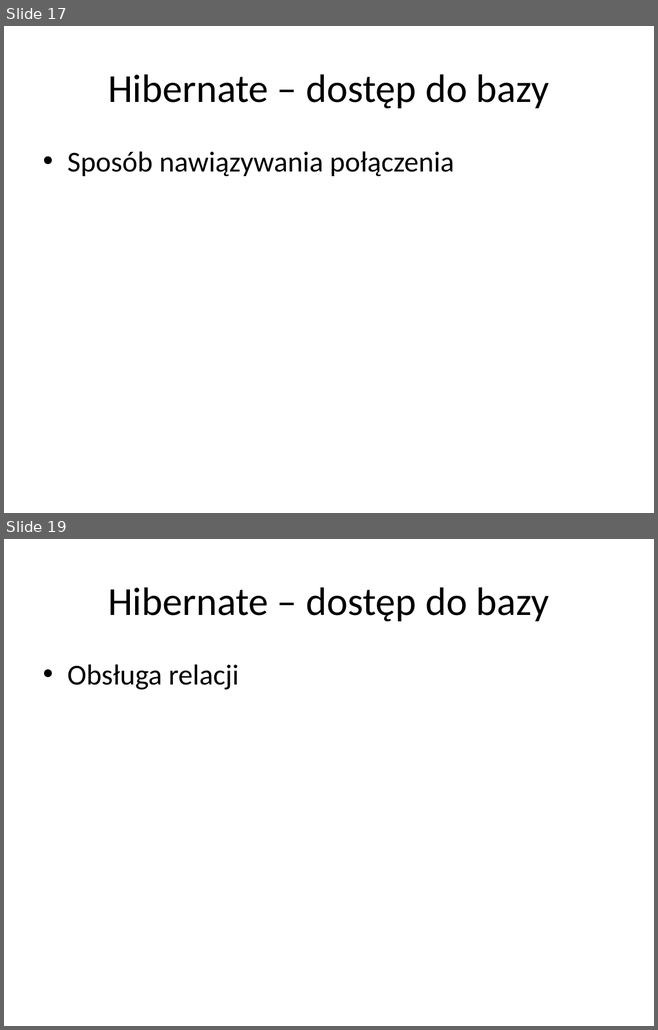
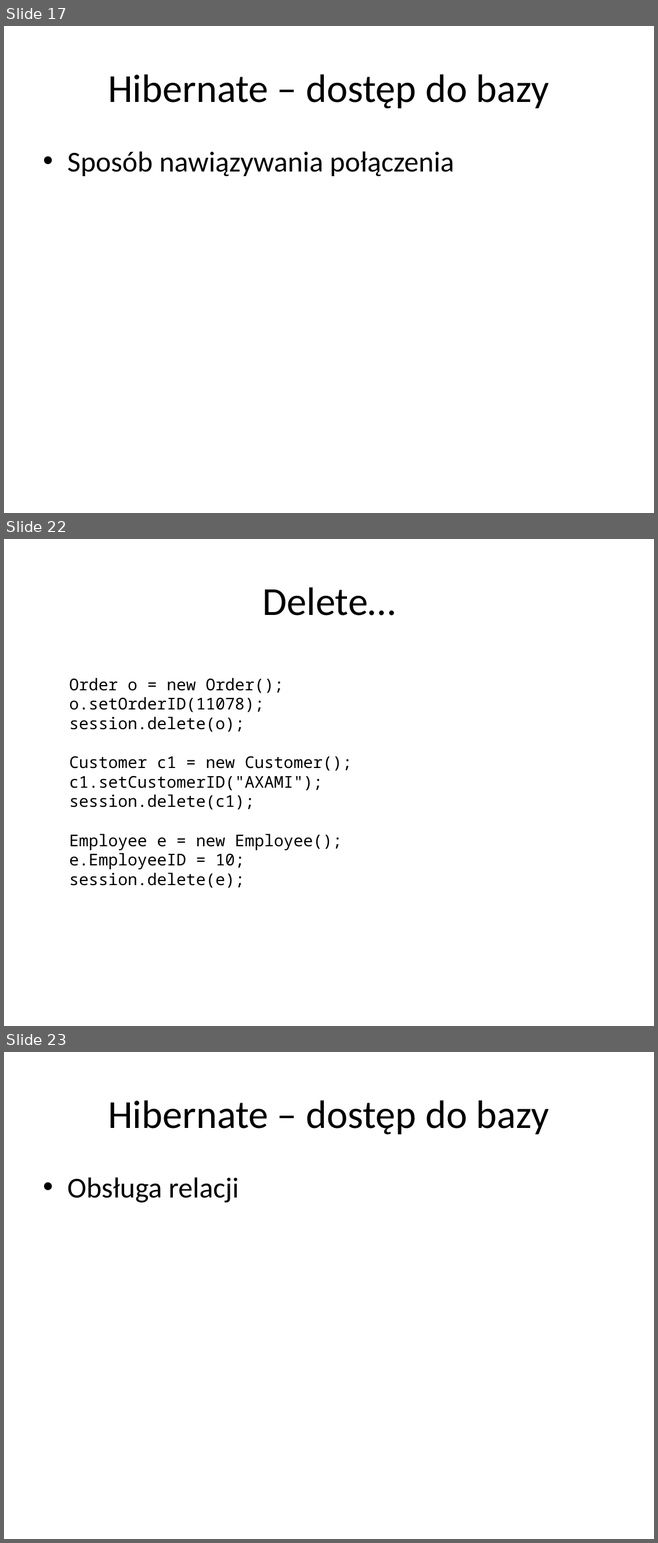
Before and after one commit to alicjasalamon/DB2, a slide deck: MySQL + Hibernate.pptx. Shown one above the other, each under a label of ours: slides 17 and 19 before the commit, slides 17, 22 and 23 after it; the slides between them are not shown. The pictures are 658x1030 and 658x1543 pixels, drawn with LibreOffice and Linux fonts; fonts in the diff are those of the drawing. Boxes give left, top, right and bottom in pixels: in the first picture for what was removed or moved away, otherwise in the second. Text is boxed around its words. In the diff, an @@ line names an element or a change of style, - is before the commit and + after.

```diff
--- a/MySQL + Hibernate.pptx
+++ b/MySQL + Hibernate.pptx
@@ slide 22 added at [4, 539, 654, 1026], background #FFFFFF @@
@@ title added at [262, 587, 395, 616], 44 pt, text #000000 @@
+Delete…
@@ text added at [69, 678, 352, 888], 18 pt, text #000000 @@
+Order o = new Order();
+o.setOrderID(11078);
+session.delete(o);
+Customer c1 = new Customer();
+c1.setCustomerID("AXAMI");
+session.delete(c1);
+Employee e = new Employee();
+e.EmployeeID = 10;
+session.delete(e);
@@ what was slide 19 is now slide 23 @@
```
Also in this commit, not shown: 3 slides changed, 4 other slides added, 1 slide removed, 3 other files.
